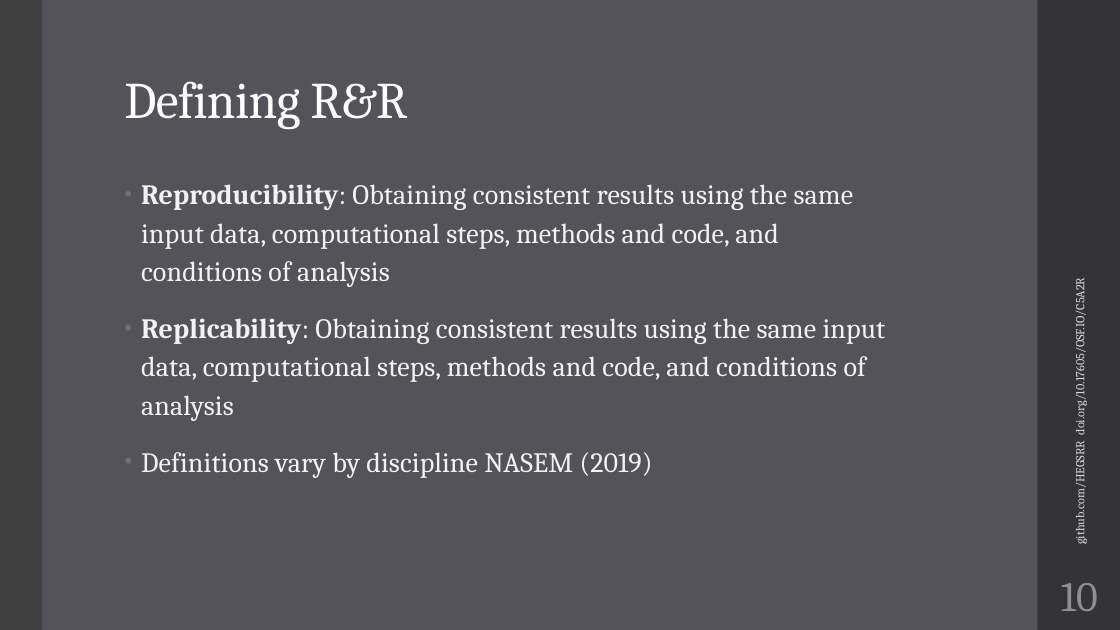
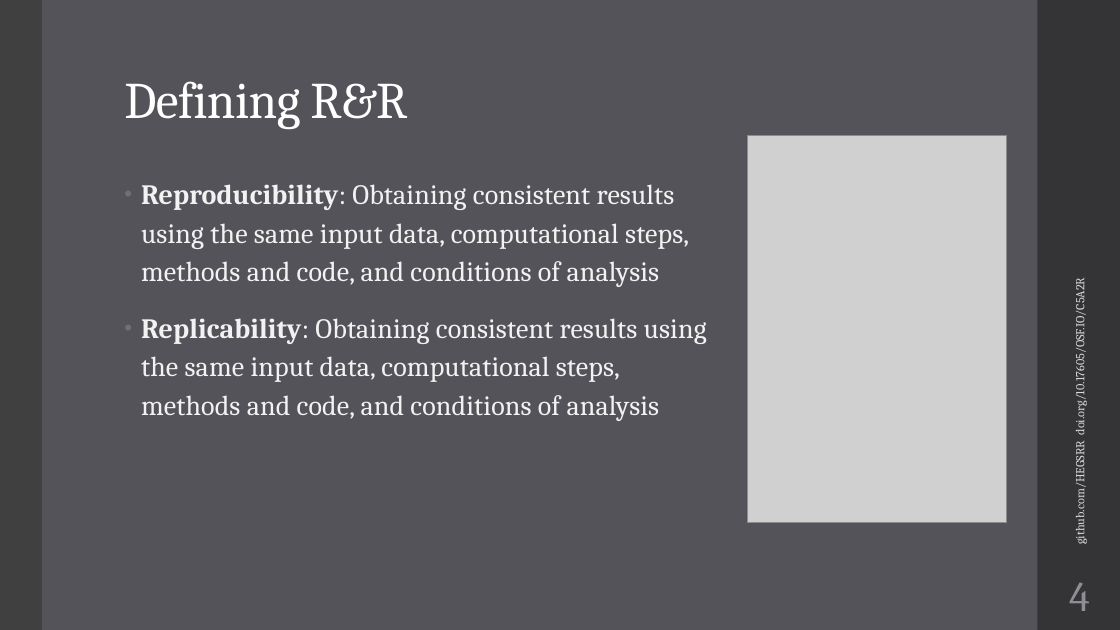
Before and after one commit to HEGSRR/UCGIS-Workshop, a slide deck: slide 4 of 01_Introduction.pptx (slide 10 before the commit). Drawn at 1120x630 pixels with LibreOffice and Linux fonts; fonts in the diff are those of the drawing; grey boxes stand for pictures. Boxes give left, top, right and bottom in pixels: in the first picture for what was removed or moved away, otherwise in the second. Text is boxed around its words. In the diff, an @@ line names an element or a change of style, - is before the commit and + after.

```diff
--- a/01_Introduction.pptx
+++ b/01_Introduction.pptx
@@ picture added at <box>748,135,1007,523</box> @@
@@ text at <box>141,452,653,478</box>: paragraph removed @@
-• Definitions vary by discipline NASEM (2019)
@@ page number at <box>1069,583,1090,611</box>: text changed @@
-10
+4
```
Also in this commit, not shown: 7 other slides changed, 11 slides added, 1 other file.
